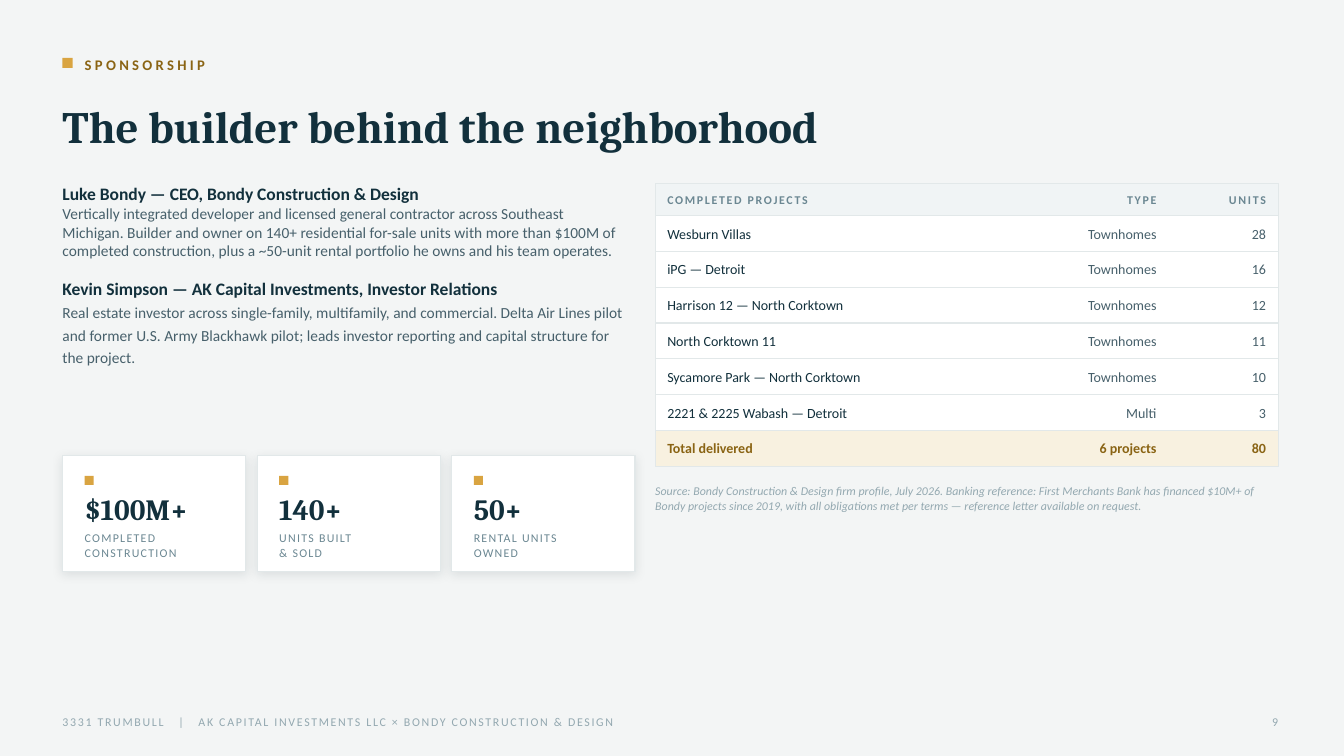
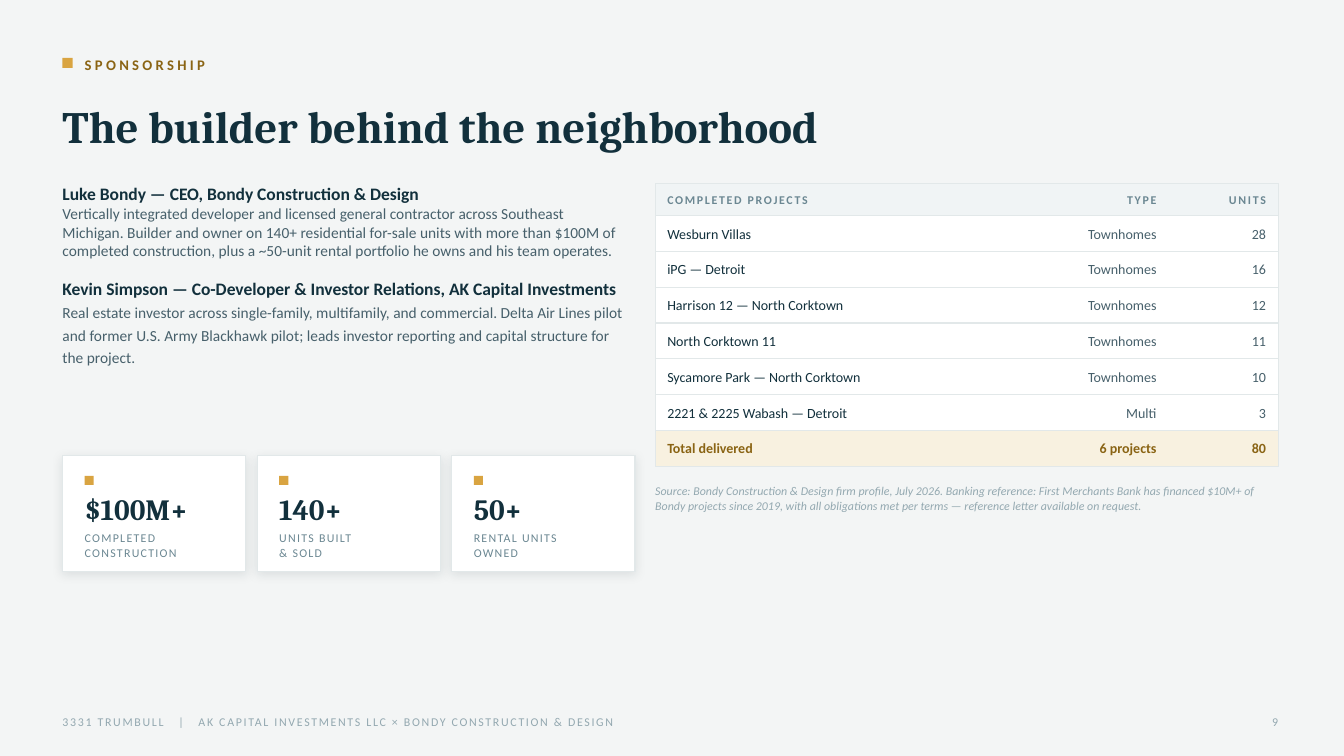
Before and after one commit to KevinSimpson9/3331-trumbull, a slide deck: slide 9 of deck/3331-Trumbull-Investor-Deck-Aug-2026.pptx. Drawn at 1344x756 pixels with LibreOffice and Linux fonts; fonts in the diff are those of the drawing. Boxes give left, top, right and bottom in pixels: in the first picture for what was removed or moved away, otherwise in the second. Text is boxed around its words. In the diff, an @@ line names an element or a change of style, - is before the commit and + after.

```diff
--- a/deck/3331-Trumbull-Investor-Deck-Aug-2026.pptx
+++ b/deck/3331-Trumbull-Investor-Deck-Aug-2026.pptx
@@ text at box(62, 187, 622, 366): text changed @@
-Luke Bondy — CEO, Bondy Construction & Design
-Vertically integrated developer and licensed general contractor across Southeast Michigan. Builder and owner on 140+ residential for-sale units with more than $100M of completed construction, plus a ~50-unit rental portfolio he owns and his team operates.
-Kevin Simpson — AK Capital Investments, Investor Relations
-Real estate investor across single-family, multifamily, and commercial. Delta Air Lines pilot and former U.S. Army Blackhawk pilot; leads investor reporting and capital structure for the project.
+Luke Bondy — CEO, Bondy Construction & Design
+Vertically integrated developer and licensed general contractor across Southeast Michigan. Builder and owner on 140+ residential for-sale units with more than $100M of completed construction, plus a ~50-unit rental portfolio he owns and his team operates.
+Kevin Simpson — Co-Developer & Investor Relations, AK Capital Investments
+Real estate investor across single-family, multifamily, and commercial. Delta Air Lines pilot and former U.S. Army Blackhawk pilot; leads investor reporting and capital structure for the project.
```
Also in this commit, not shown: 1 other slide changed, 2 other files.
